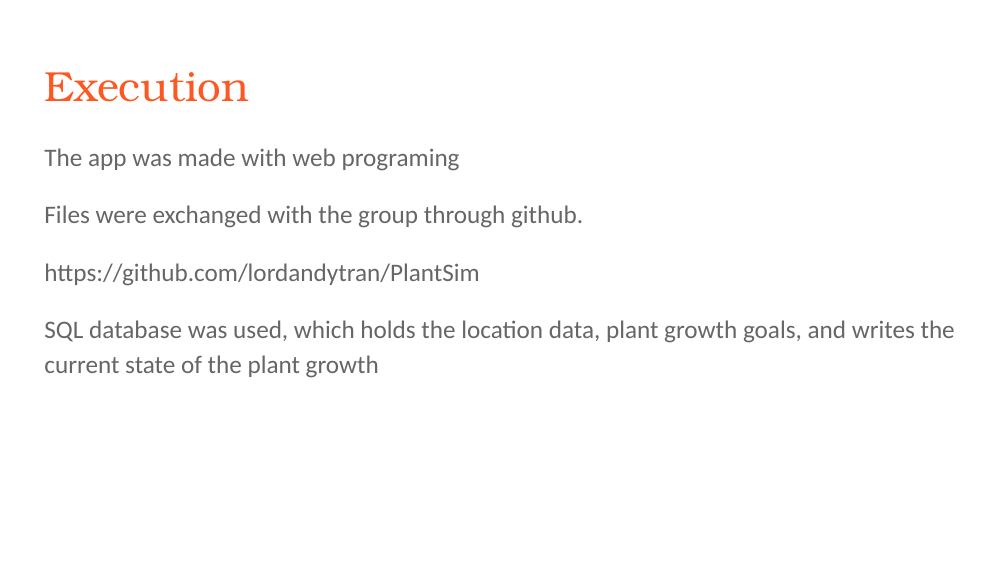
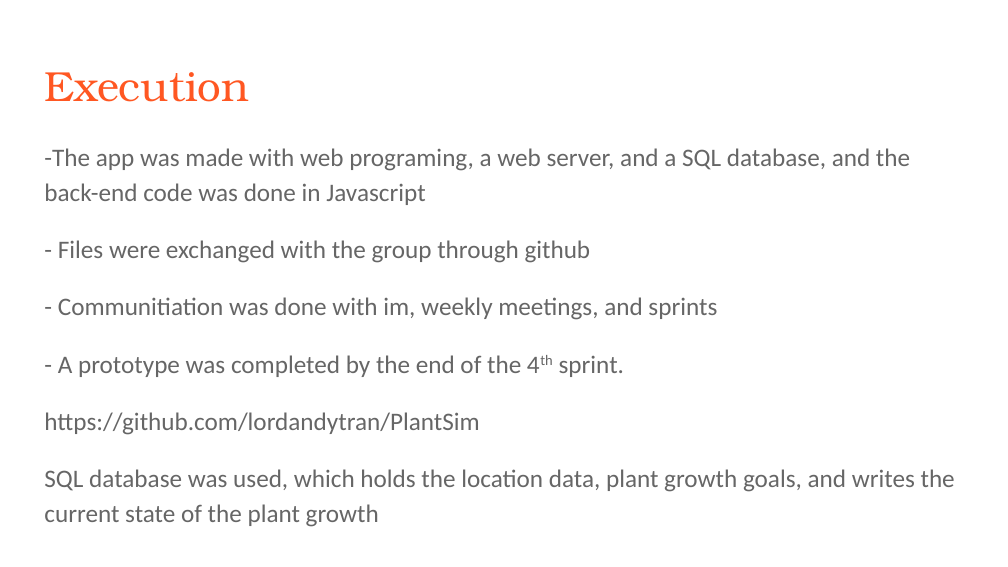
Before and after one commit to lordandytran/PlantSim, a slide deck: slide 3 of Plant Sim, presentation.pptx. Drawn at 1008x567 pixels with LibreOffice and Linux fonts; fonts in the diff are those of the drawing. Boxes give left, top, right and bottom in pixels: in the first picture for what was removed or moved away, otherwise in the second. Text is boxed around its words. In the diff, an @@ line names an element or a change of style, - is before the commit and + after.

```diff
--- a/Plant Sim, presentation.pptx
+++ b/Plant Sim, presentation.pptx
@@ text at (x1=44, y1=148, x2=910, y2=377): text changed @@
-The app was made with web programing
-Files were exchanged with the group through github.
+-The app was made with web programing, a web server, and a SQL database, and the back-end code was done in Javascript
+- Files were exchanged with the group through github
+- Communitiation was done with im, weekly meetings, and sprints
+- A prototype was completed by the end of the 4th sprint.
```
Also in this commit, not shown: 1 other slide changed, 1 slide added.
